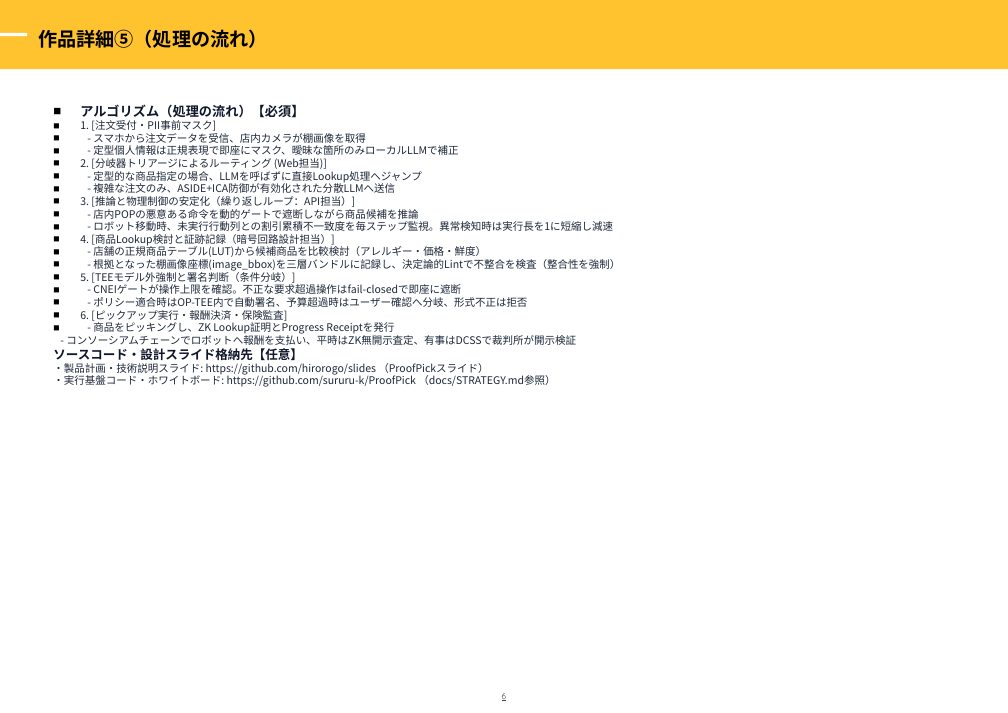
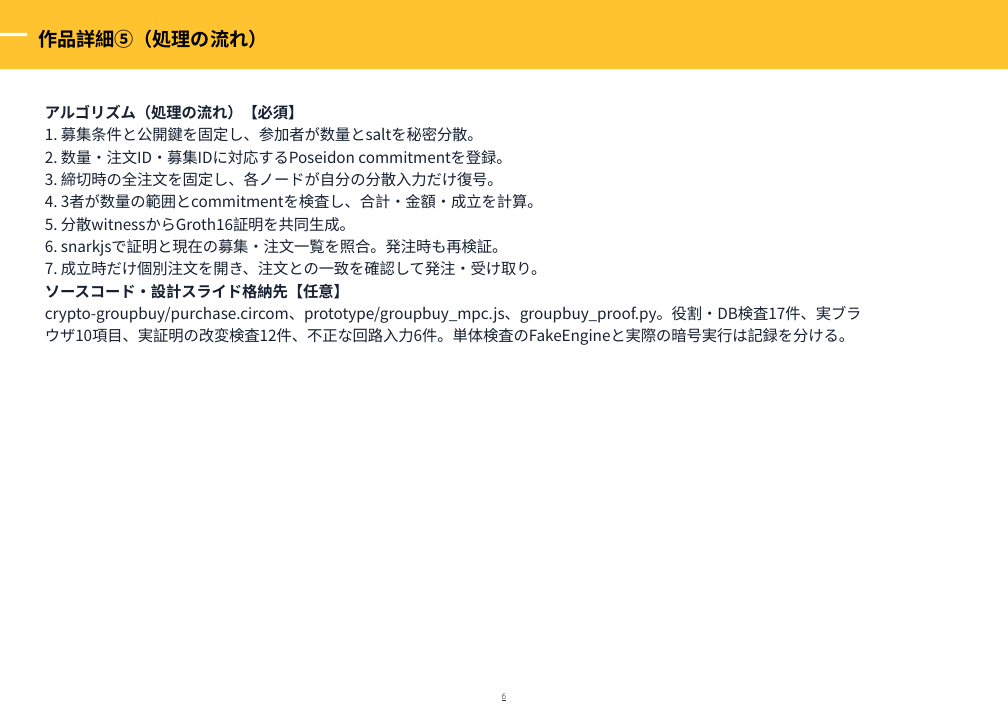
Before and after one commit to sururu-k/ProofPick, a slide deck: slide 7 of submission/zenjyocon_entry_sheet_2026.pptx. Drawn at 1008x713 pixels with LibreOffice and Linux fonts; fonts in the diff are those of the drawing; background and template pictures are left out. Boxes give left, top, right and bottom in pixels: in the first picture for what was removed or moved away, otherwise in the second. Text is boxed around its words. In the diff, an @@ line names an element or a change of style, - is before the commit and + after.

Commit message:
Ship reproducible MPC group purchasing app

```diff
--- a/submission/zenjyocon_entry_sheet_2026.pptx
+++ b/submission/zenjyocon_entry_sheet_2026.pptx
@@ text at [45, 105, 349, 299]: size 11 to 12.8 pt in "アルゴリズム（処理の流れ）【必須】"; text colour #0F172A to #172132 in "アルゴリズム（処理の流れ）【必須】", "ソースコード・設計スライド格納先【任意】"; size 10.5 to 12.8 pt in "ソースコード・設計スライド格納先【任意】"; bullet ■ to none; line spacing 1 to 1.22 @@
@@ text at [45, 127, 547, 276]: text changed; size 8.8 to 12.8 pt; text colour #1E293B to #172132 @@
-1. [注文受付・PII事前マスク]
-- スマホから注文データを受信、店内カメラが棚画像を取得
-- 定型個人情報は正規表現で即座にマスク、曖昧な箇所のみローカルLLMで補正
-2. [分岐器トリアージによるルーティング (Web担当)]
-- 定型的な商品指定の場合、LLMを呼ばずに直接Lookup処理へジャンプ
-- 複雑な注文のみ、ASIDE+ICA防御が有効化された分散LLMへ送信
-3. [推論と物理制御の安定化（繰り返しループ：API担当）]
-- 店内POPの悪意ある命令を動的ゲートで遮断しながら商品候補を推論
-- ロボット移動時、未実行行動列との割引累積不一致度を毎ステップ監視。異常検知時は実行長を1に短縮し減速
-4. [商品Lookup検討と証跡記録（暗号回路設計担当）]
-- 店舗の正規商品テーブル(LUT)から候補商品を比較検討（アレルギー・価格・鮮度）
-- 根拠となった棚画像座標(image_bbox)を三層バンドルに記録し、決定論的Lintで不整合を検査（整合性を強制）
-5. [TEEモデル外強制と署名判断（条件分岐）]
-- CNEIゲートが操作上限を確認。不正な要求超過操作はfail-closedで即座に遮断
-- ポリシー適合時はOP-TEE内で自動署名、予算超過時はユーザー確認へ分岐、形式不正は拒否
-6. [ピックアップ実行・報酬決済・保険監査]
-- 商品をピッキングし、ZK Lookup証明とProgress Receiptを発行
-- コンソーシアムチェーンでロボットへ報酬を支払い、平時はZK無開示査定、有事はDCSSで裁判所が開示検証
+1. 募集条件と公開鍵を固定し、参加者が数量とsaltを秘密分散。
+2. 数量・注文ID・募集IDに対応するPoseidon commitmentを登録。
+3. 締切時の全注文を固定し、各ノードが自分の分散入力だけ復号。
+4. 3者が数量の範囲とcommitmentを検査し、合計・金額・成立を計算。
+5. 分散witnessからGroth16証明を共同生成。
+6. snarkjsで証明と現在の募集・注文一覧を照合。発注時も再検証。
+7. 成立時だけ個別注文を開き、注文との一致を確認して発注・受け取り。
@@ text at [45, 306, 862, 345]: text changed; size 8.8 to 12.8 pt; text colour #1E293B to #172132 @@
-・製品計画・技術説明スライド: https://github.com/hirorogo/slides （ProofPickスライド）
-・実行基盤コード・ホワイトボード: https://github.com/sururu-k/ProofPick （docs/STRATEGY.md参照）
+crypto-groupbuy/purchase.circom、prototype/groupbuy_mpc.js、groupbuy_proof.py。役割・DB検査17件、実ブラウザ10項目、実証明の改変検査12件、不正な回路入力6件。単体検査のFakeEngineと実際の暗号実行は記録を分ける。
```
Also in this commit, not shown: 8 other slides changed, 2 slides added, 2 slides removed, 52 other files.
